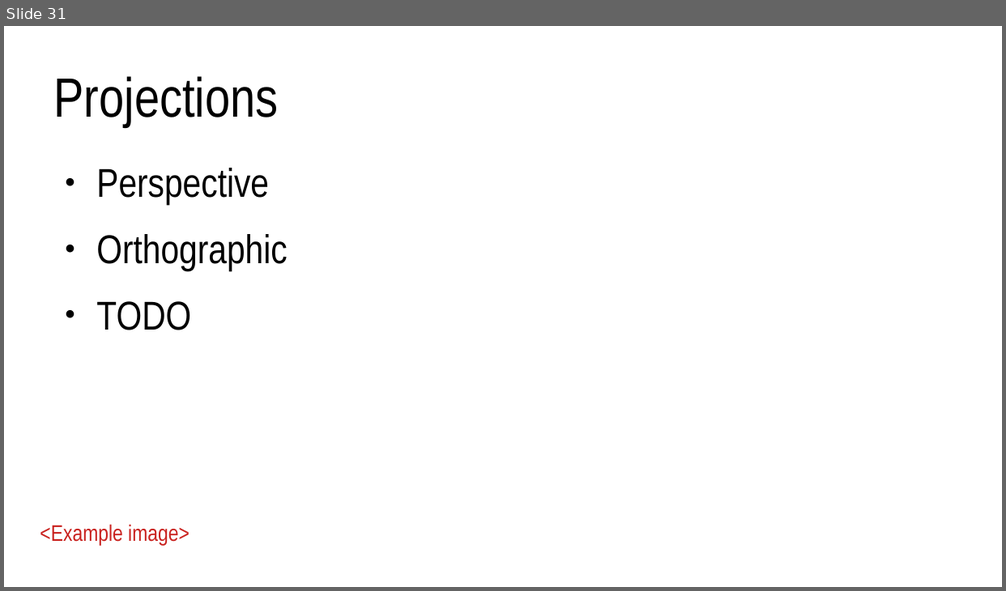
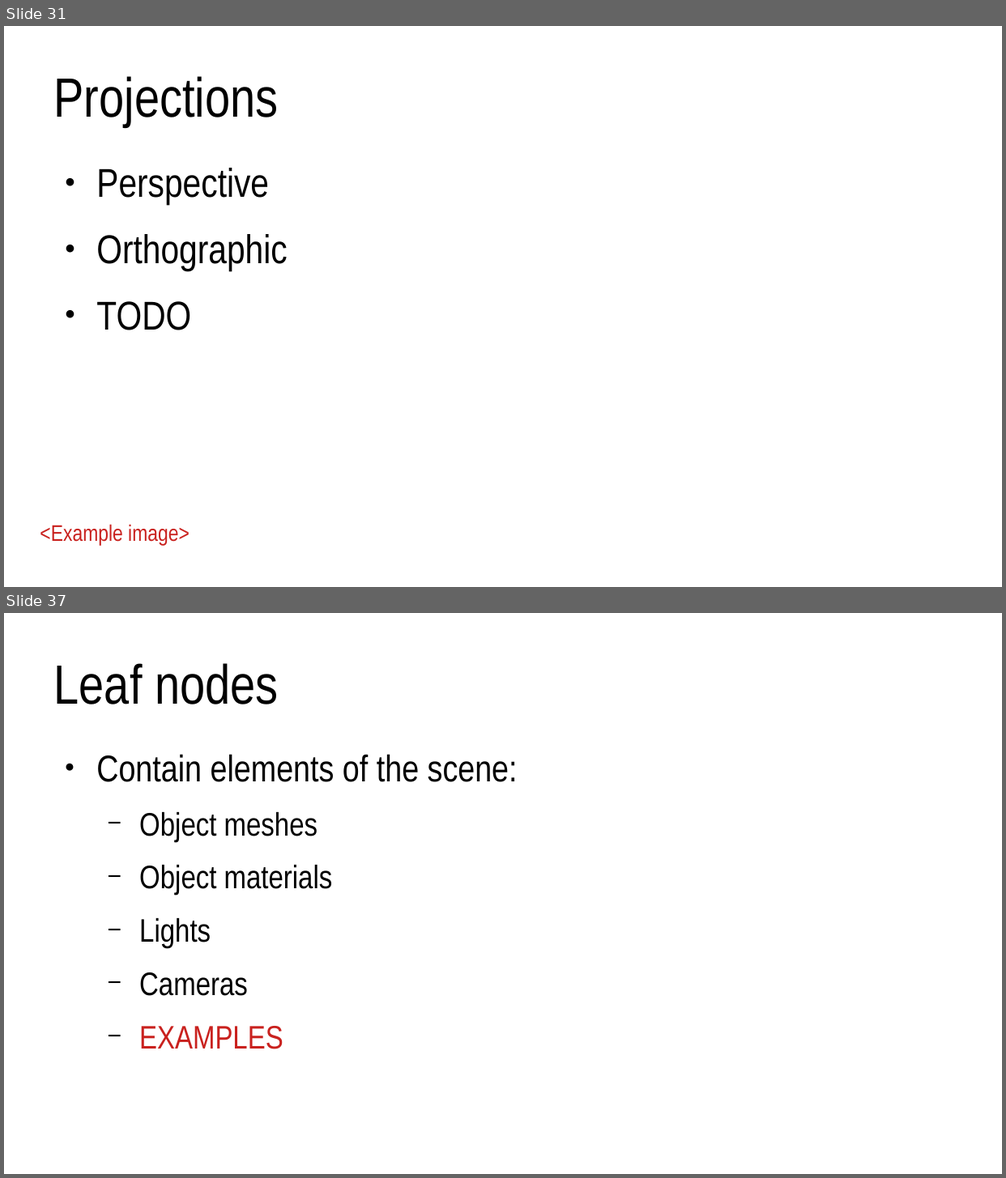
Before and after one commit to lorentzo/IntroductionToComputerGraphics, a slide deck: lectures/3_foundations_3d_scene/3_5_transformations.odp. Shown one above the other, each under a label of ours: slide 31 before the commit, slides 31 and 37 after it; the slides between them are not shown. The pictures are 1006x591 and 1006x1178 pixels, drawn with LibreOffice and Linux fonts; fonts in the diff are those of the drawing. Boxes give left, top, right and bottom in pixels: in the first picture for what was removed or moved away, otherwise in the second. Text is boxed around its words. In the diff, an @@ line names an element or a change of style, - is before the commit and + after.

Commit message:
3d object

```diff
--- a/lectures/3_foundations_3d_scene/3_5_transformations.odp
+++ b/lectures/3_foundations_3d_scene/3_5_transformations.odp
@@ slide 37 added at (4, 613, 1002, 1174), background #FFFFFF @@
@@ title added at (54, 663, 279, 705), 44 pt, text #000000 @@
+Leaf nodes
@@ text added at (96, 754, 518, 1050), 25.9 pt, text #000000 @@
+● Contain elements of the scene:
+  − Object meshes
+  − Object materials
+  − Lights
+  − Cameras
+  − EXAMPLES
```
Also in this commit, not shown: 1 slide changed, 12 other slides added, 4 other files.
